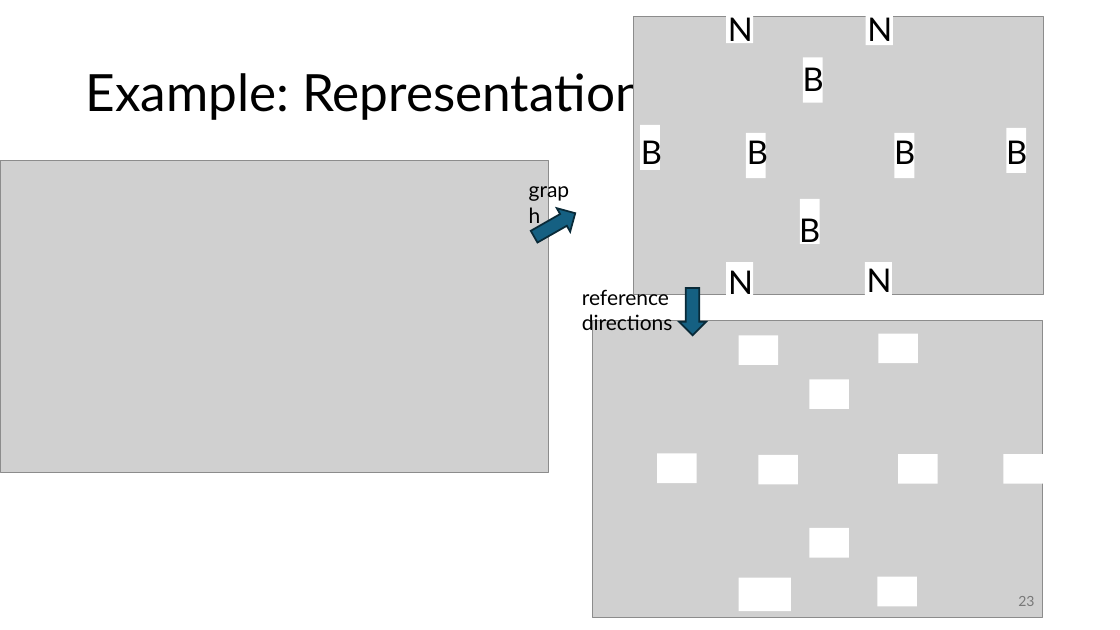
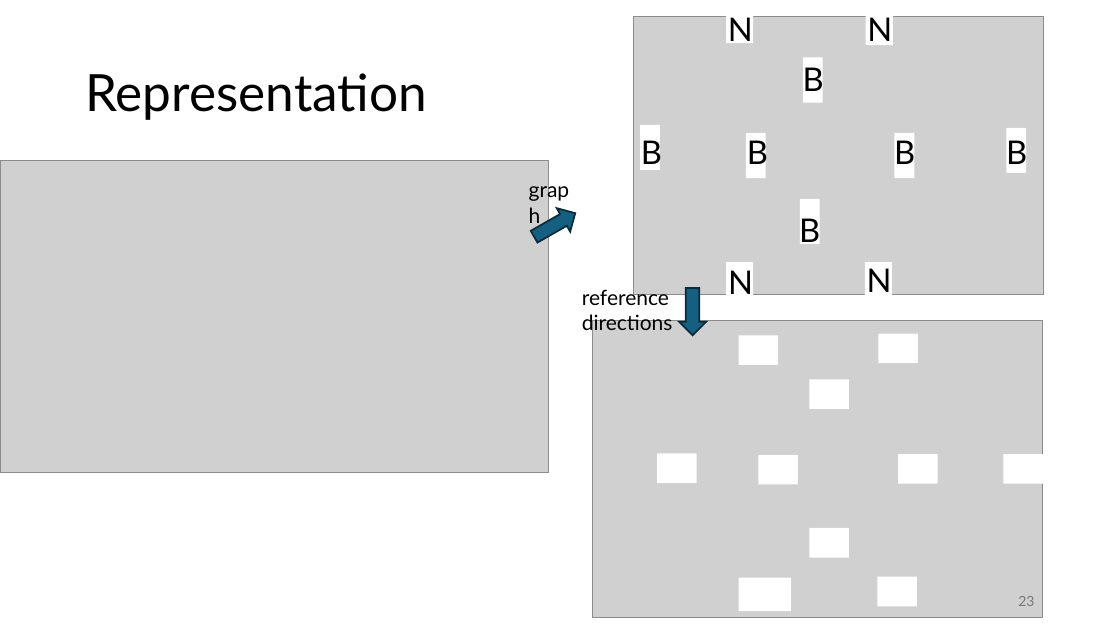
Before and after one commit to FelixWick/intro_electrical_eng, a slide deck: slide 23 of slides/2_DCcircuits.pptx. Drawn at 1120x630 pixels with LibreOffice and Linux fonts; fonts in the diff are those of the drawing; grey boxes stand for pictures. Boxes give left, top, right and bottom in pixels: in the first picture for what was removed or moved away, otherwise in the second. Text is boxed around its words. In the diff, an @@ line names an element or a change of style, - is before the commit and + after.

```diff
--- a/slides/2_DCcircuits.pptx
+++ b/slides/2_DCcircuits.pptx
@@ title at box(85, 73, 427, 120): text changed @@
-Example: Representation
+Representation
```
Also in this commit, not shown: 4 other slides changed, 1 slide added, 1 other file.
